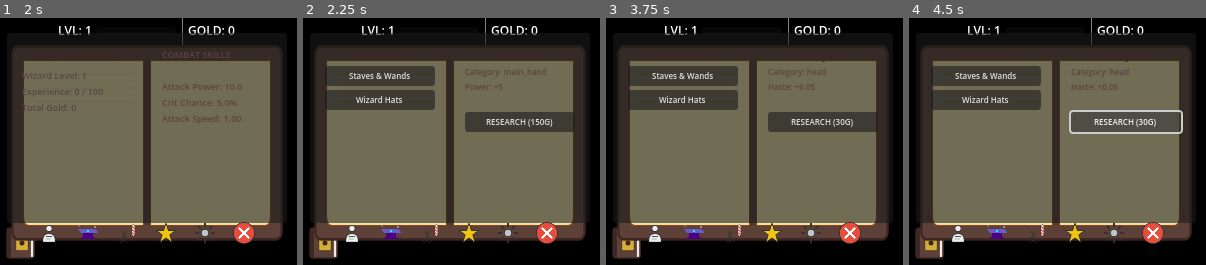
Above: before the commit, frames 1-4 (left to right).
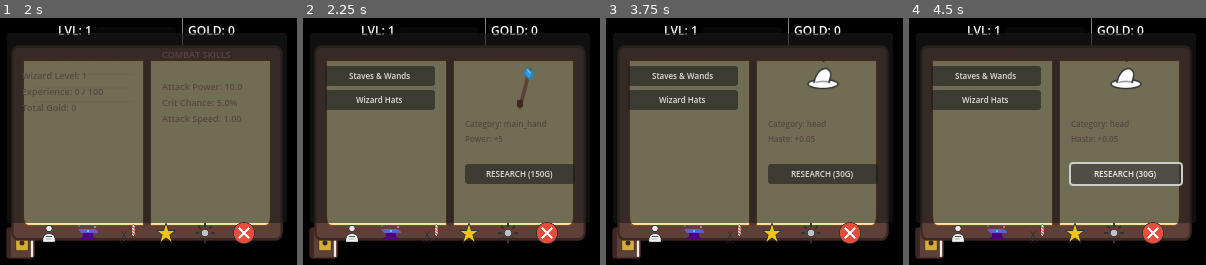
Above: after the commit, the same moments.

Repository: dgcarlucci/cast-lock
Game: Godot game, scene res://scenes/Main.tscn
Same seed, same stepped clock (60 frames per second), same inputs: the game is played once before the commit and once after it.
Inputs (mouse positions are in pixels of both pictures, inside the frame that each line leads up to):
- Up to frame 1 (2 s): click (20, 242) at 0.5 s; click (47, 232) at 1.25 s
- Up to frame 2 (2.25 s): click (392, 232) at 2 s
- Up to frame 3 (3.75 s): click "Staves & Wands" at 2.75 s; click "Wizard Hats" at 3.5 s
- Up to frame 4 (4.5 s): click "RESEARCH (30G)" at 4.25 s

Frame 1 is identical in both runs. In frame 2, 6.4% of the frame differs, in the area x 54-92%, y 19-68%; in frame 3, 6.6%; in frame 4, 7.9%, in the area x 53-93%, y 20-69%.

Commit message:
feat: add equipment previews to Workshop UI

Diff:
--- a/scenes/UI_Overlay.tscn
+++ b/scenes/UI_Overlay.tscn
@@ -211,6 +211,15 @@
 theme_override_font_sizes/font_size = 10
 text = "Item Name"
 horizontal_alignment = 1
+
+[node name="Center" type="CenterContainer" parent="Grimoire/TabContainer/Workshop/RightPage/VBox"]
+layout_mode = 2
+
+[node name="ItemPreview" type="TextureRect" parent="Grimoire/TabContainer/Workshop/RightPage/VBox/Center"]
+custom_minimum_size = Vector2(48, 48)
+layout_mode = 2
+expand_mode = 1
+stretch_mode = 5
 
 [node name="ItemInfo" type="Label" parent="Grimoire/TabContainer/Workshop/RightPage/VBox"]
 layout_mode = 2
--- a/scripts/UI_Overlay.gd
+++ b/scripts/UI_Overlay.gd
@@ -25,6 +25,7 @@
 # Workshop UI
 @onready var equip_list_container = $Grimoire/TabContainer/Workshop/LeftPage/VBox/EquipmentList
 @onready var item_title = $Grimoire/TabContainer/Workshop/RightPage/VBox/ItemTitle
+@onready var item_preview = $Grimoire/TabContainer/Workshop/RightPage/VBox/Center/ItemPreview
 @onready var item_info = $Grimoire/TabContainer/Workshop/RightPage/VBox/ItemInfo
 @onready var research_button = $Grimoire/TabContainer/Workshop/RightPage/VBox/ResearchButton
 
@@ -147,6 +148,8 @@
 	var item = EquipmentManager.get_item_data(selected_equip_cat, current_tier)
 	if item:
 		item_title.text = item.get("name", "Unknown Item")
+		item_preview.texture = load(item.get("texture", ""))
+		item_preview.visible = true
 		var info = "Category: %s\n" % selected_equip_cat
 		if item.has("power_boost"): info += "Power: +%d\n" % item.get("power_boost")
 		if item.has("haste_boost"): info += "Haste: +%.2f\n" % item.get("haste_boost")
